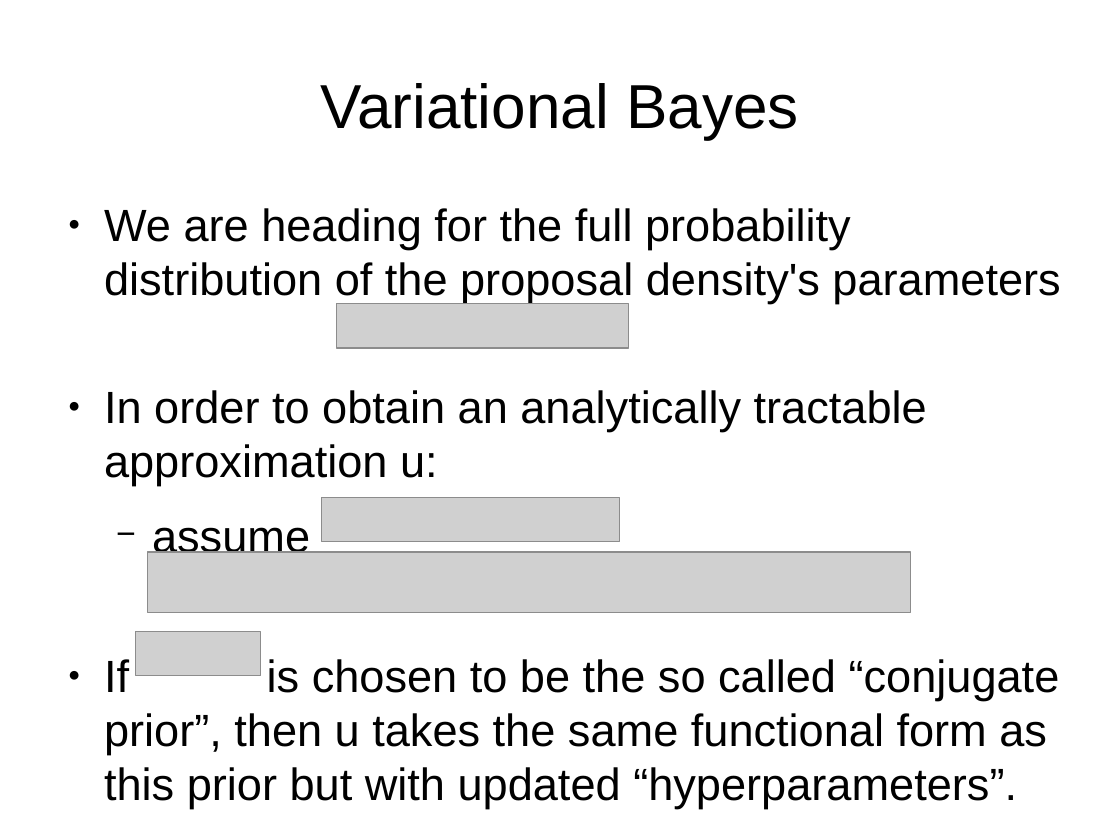
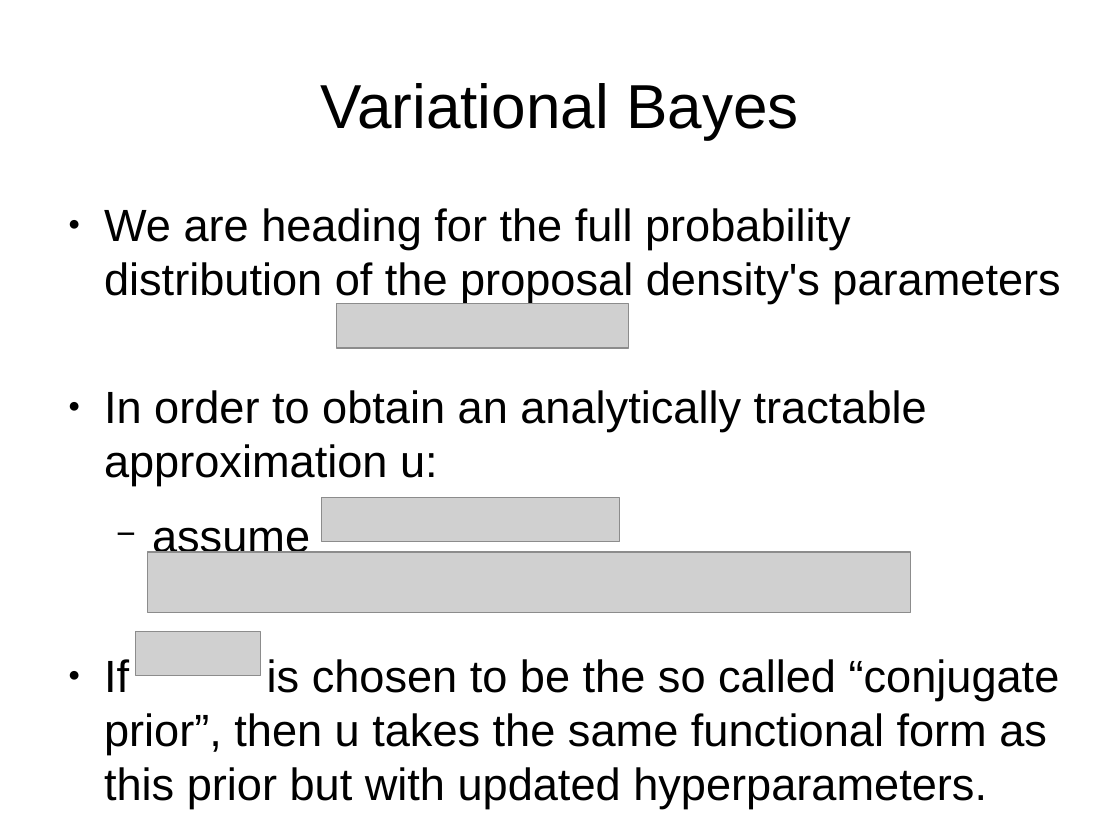
Before and after one commit to jPhy/master_thesis, a slide deck: slide 9 of presentation_25_July_BAT_day/presentation.odp (slide 7 before the commit). Drawn at 1120x840 pixels with LibreOffice and Linux fonts; fonts in the diff are those of the drawing; grey boxes stand for pictures. Boxes give left, top, right and bottom in pixels: in the first picture for what was removed or moved away, otherwise in the second. Text is boxed around its words. In the diff, an @@ line names an element or a change of style, - is before the commit and + after.

```diff
--- a/presentation_25_July_BAT_day/presentation.odp
+++ b/presentation_25_July_BAT_day/presentation.odp
@@ text at bbox=[104, 659, 1060, 809]: text changed @@
-● If is chosen to be the so called “conjugate prior”, then u takes the same functional form as this prior but with updated “hyperparameters”.
+● If is chosen to be the so called “conjugate prior”, then u takes the same functional form as this prior but with updated hyperparameters.
```
Also in this commit, not shown: 6 other slides changed, 1 slide added, 1 slide removed, 2 other files.
